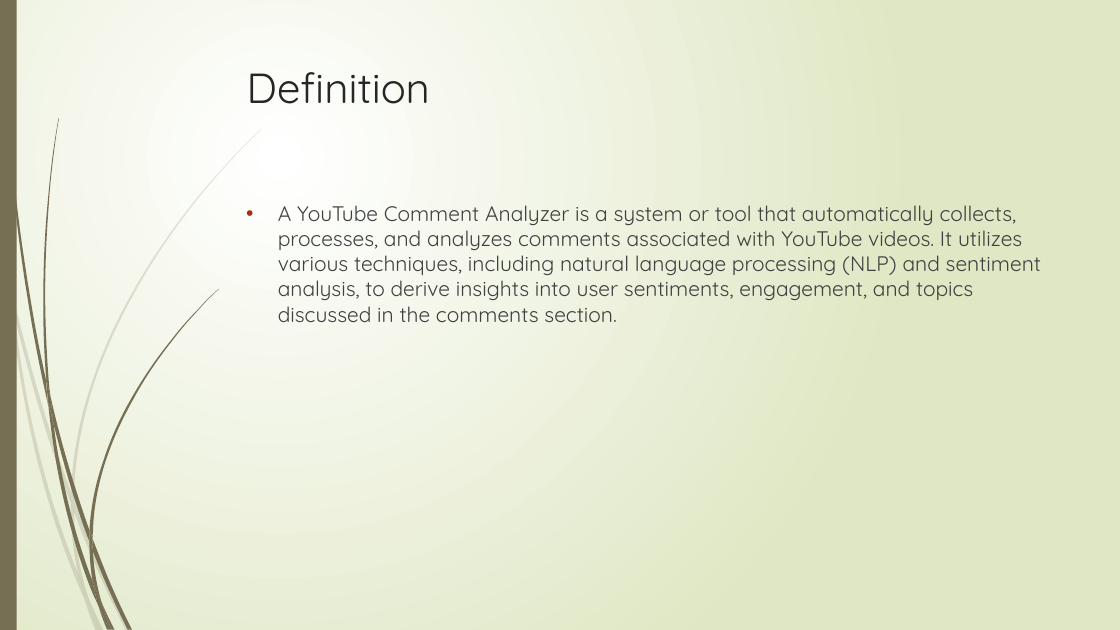
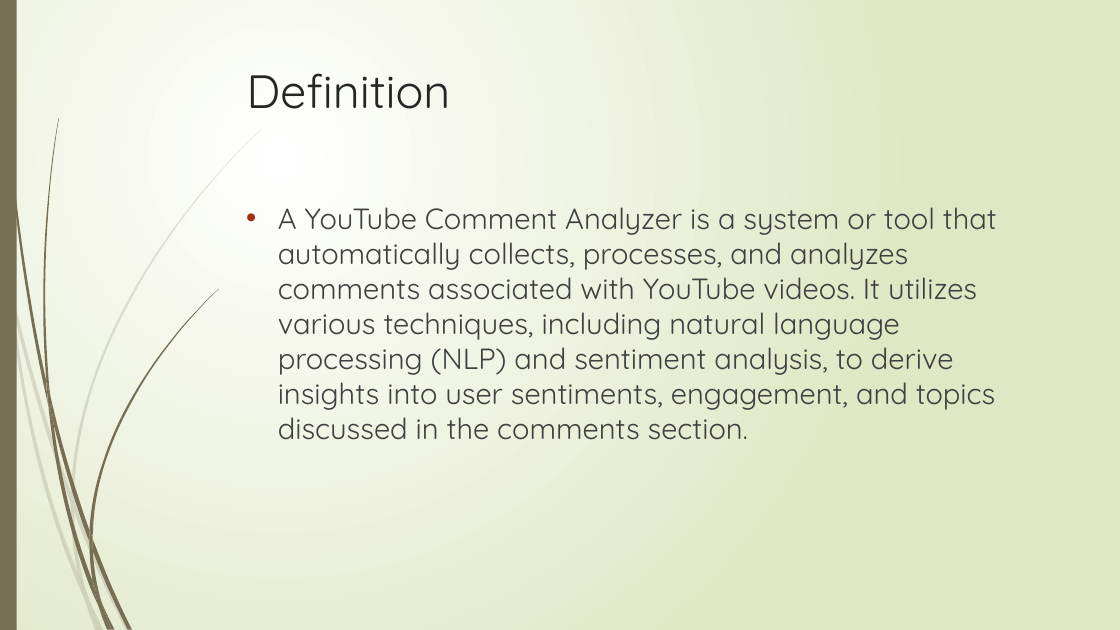
Before and after one commit to itsunilvithlani/2024_G7_Comment-Analyser, a slide deck: slide 2 of YouTube Comment Analyzer_presentation.pptx. Drawn at 1120x630 pixels with LibreOffice and Linux fonts; fonts in the diff are those of the drawing. Boxes give left, top, right and bottom in pixels: in the first picture for what was removed or moved away, otherwise in the second. Text is boxed around its words. In the diff, an @@ line names an element or a change of style, - is before the commit and + after.

```diff
--- a/YouTube Comment Analyzer_presentation.pptx
+++ b/YouTube Comment Analyzer_presentation.pptx
@@ title "Definition" at [247, 73, 451, 109]: size 36 to 40 pt @@
@@ text "A YouTube Comment Analyzer is ..." at [278, 207, 997, 440]: size 18 to 25 pt; size 18 to 23 pt in "section." @@
```
Also in this commit, not shown: 5 other slides changed, 9 slides added, 8 slides removed, 1 other file.
